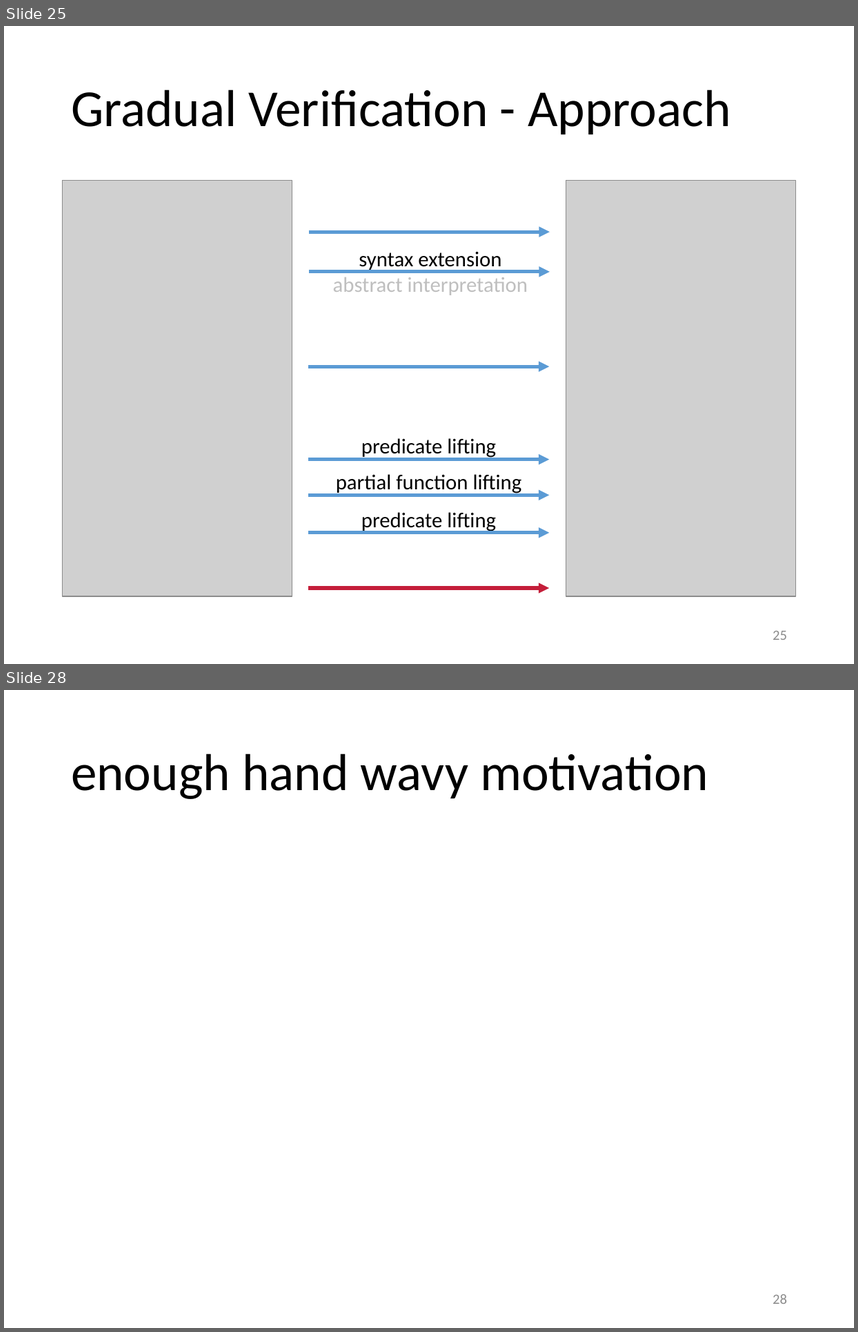
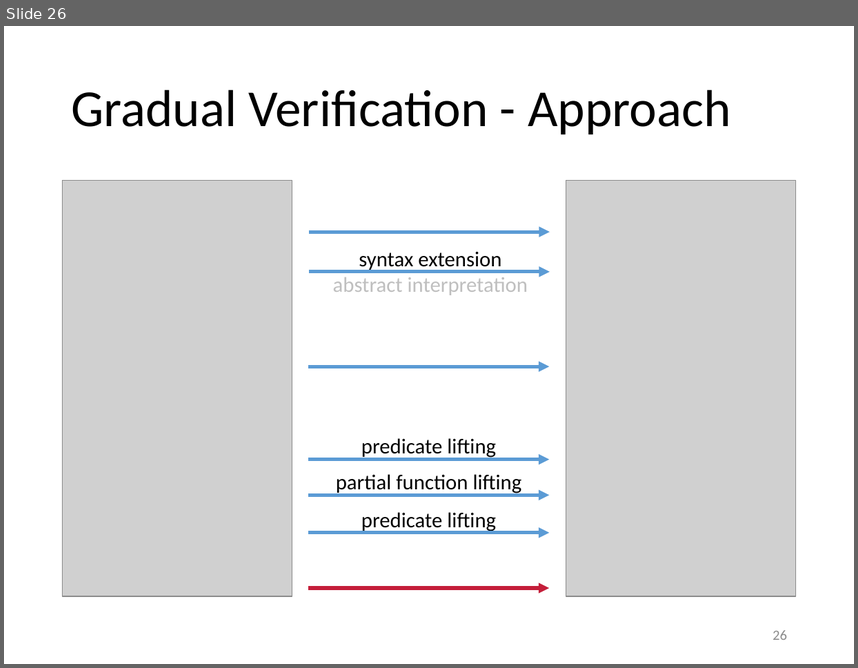
Before and after one commit to olydis/GradVerThesis, a slide deck: presentation/PLunch.pptm. Shown one above the other, each under a label of ours: slides 25 and 28 before the commit, slide 26 after it; the slides between them are not shown. The pictures are 858x1332 and 858x668 pixels, drawn with LibreOffice and Linux fonts; fonts in the diff are those of the drawing; grey boxes stand for pictures. Boxes give left, top, right and bottom in pixels: in the first picture for what was removed or moved away, otherwise in the second. Text is boxed around its words. In the diff, an @@ line names an element or a change of style, - is before the commit and + after.

```diff
--- a/presentation/PLunch.pptm
+++ b/presentation/PLunch.pptm
@@ slide 28 removed at [4, 690, 854, 1328], background #FFFFFF @@
@@ title removed at [71, 753, 708, 799] @@
-enough hand wavy motivation
@@ page number removed at [773, 1294, 787, 1303] @@
-28
@@ what was slide 25 is now slide 26 @@
@@ page number at [773, 630, 787, 639]: text changed @@
-25
+26
```
Also in this commit, not shown: 5 slides changed, 3 slides added, 3 other slides removed, 1 other file.
